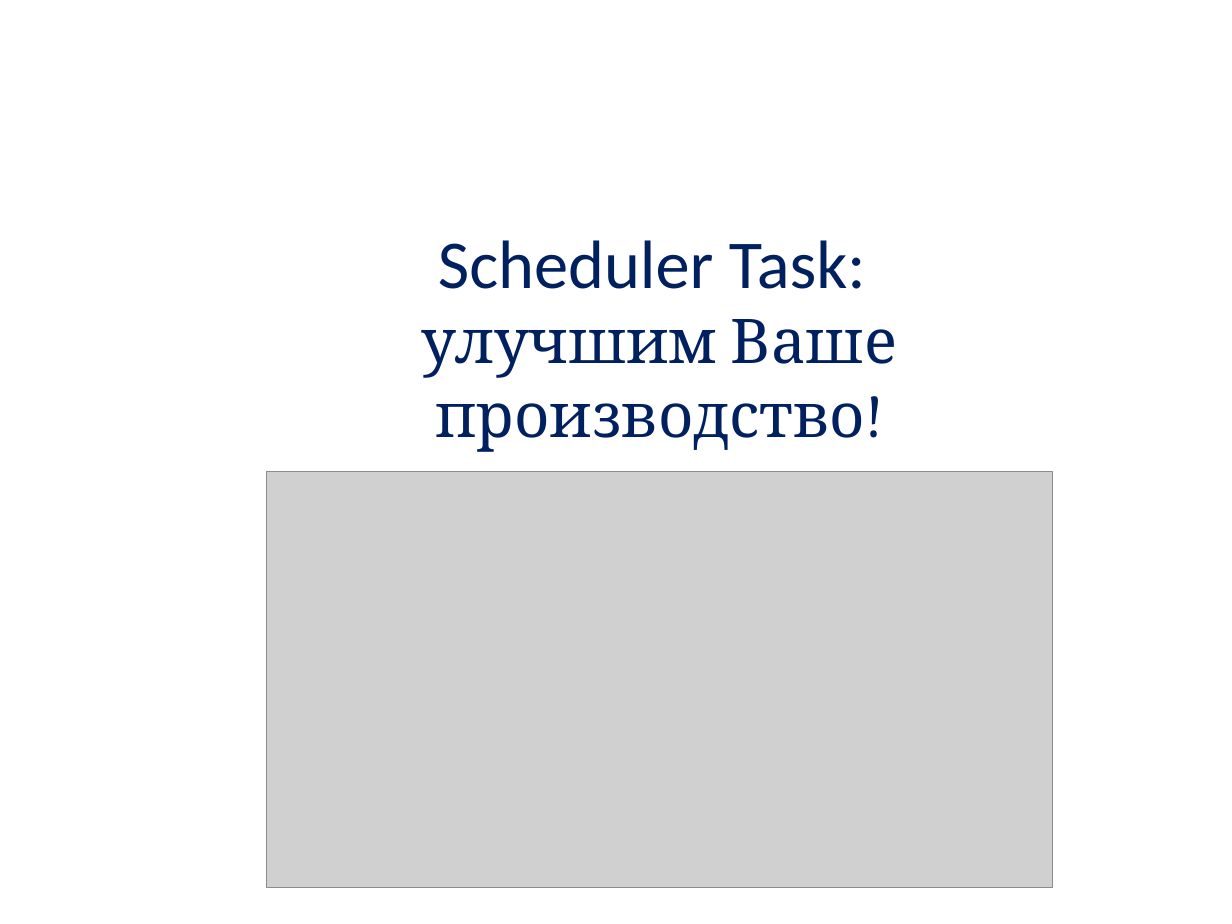
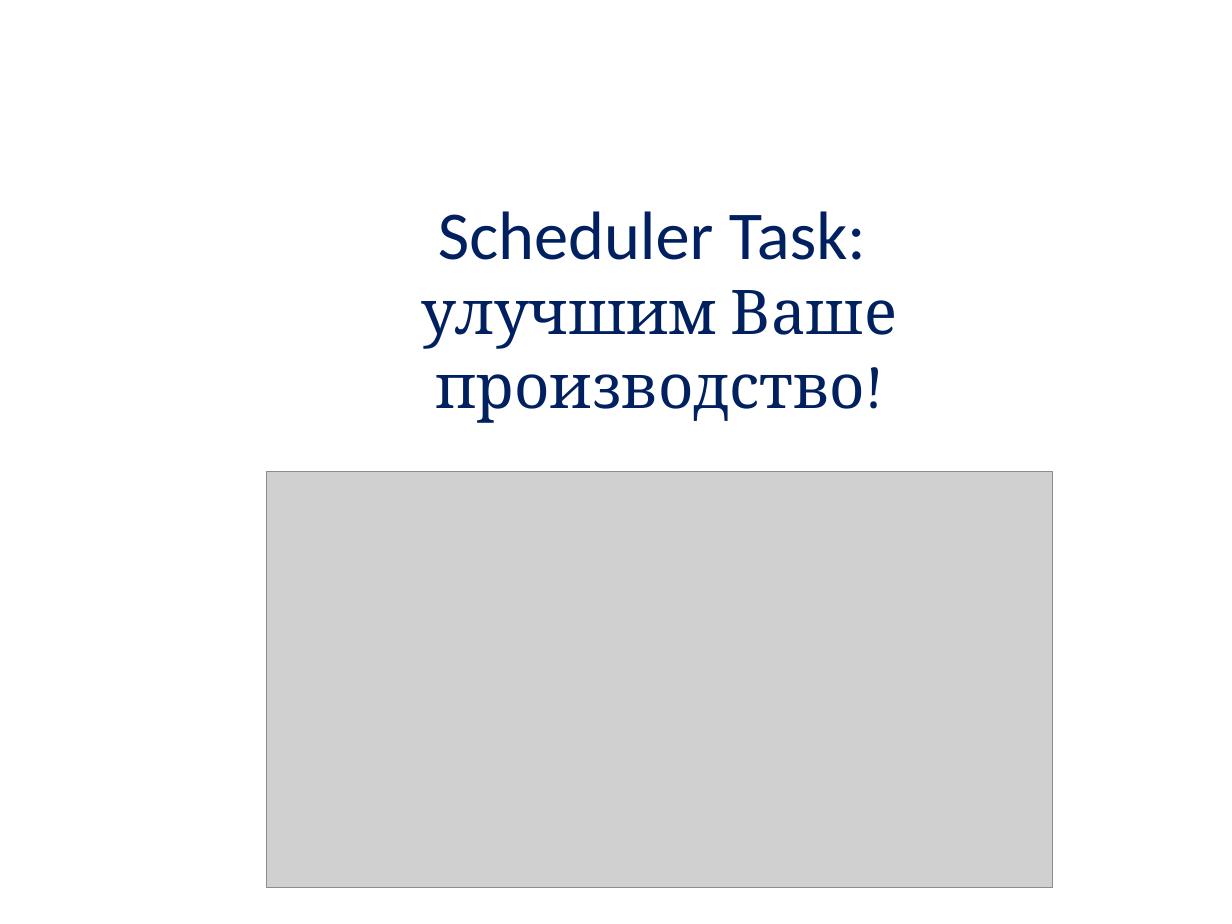
Before and after one commit to alexdegtev/SchedulerTask, a slide deck: slide 1 of Docs/presentation.ppt. Drawn at 1232x924 pixels with LibreOffice and Linux fonts; fonts in the diff are those of the drawing; grey boxes stand for pictures; background and template pictures are left out. Boxes give left, top, right and bottom in pixels: in the first picture for what was removed or moved away, otherwise in the second. Text is boxed around its words. In the diff, an @@ line names an element or a change of style, - is before the commit and + after.

```diff
--- a/Docs/presentation.ppt
+++ b/Docs/presentation.ppt
@@ title "Scheduler Task: улучшим Ваше производство!": place and size @@
-title "Scheduler Task: улучшим Ваше производство!" at <box>422,240,897,452</box>
+title "Scheduler Task: улучшим Ваше производство!" at <box>422,211,897,423</box>
```
Also in this commit, not shown: 7 other slides changed, 4 slides added, 6 slides removed, 1 other file.
